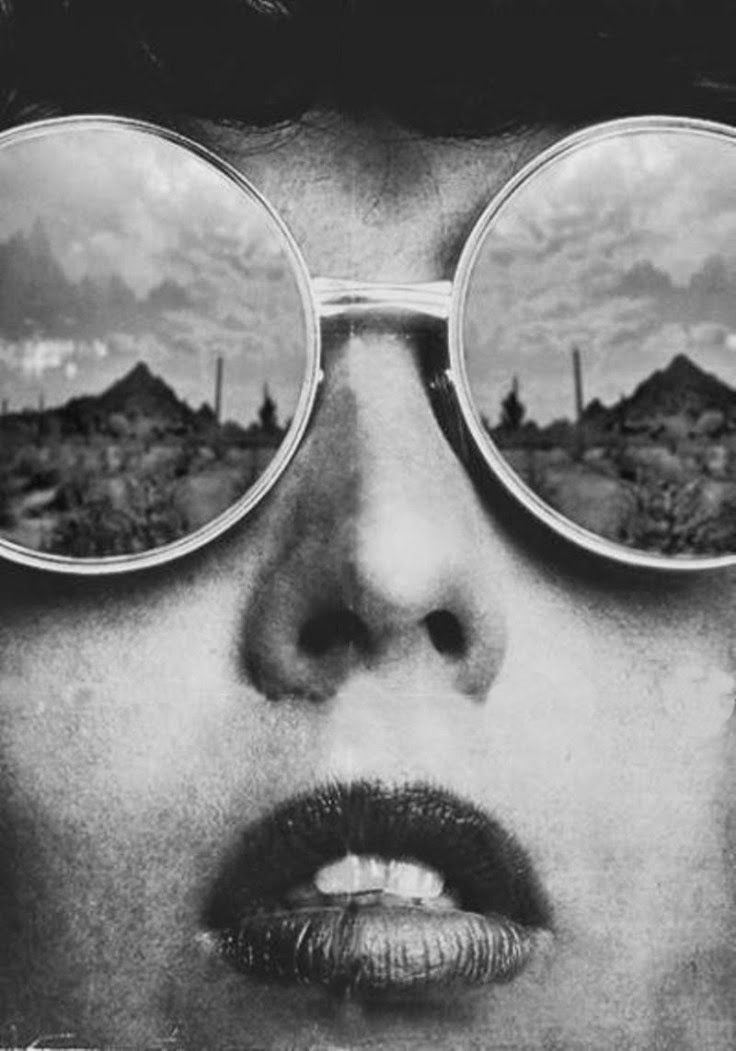
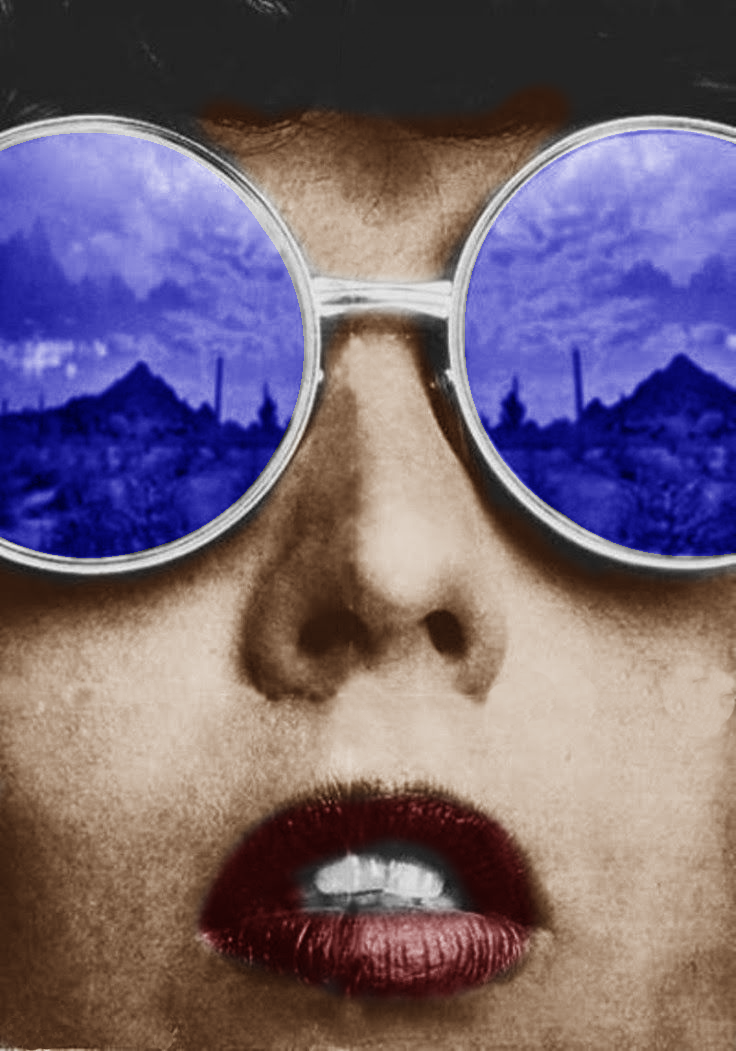
Layer changes from the first 736×1051 image to the second:
added layer "Warstwa" (soft light) above "Lab2.6.jpg" over box(0, 80, 736, 1051)
painted on "Lab2.6.jpg" over box(6, 183, 363, 1051)
